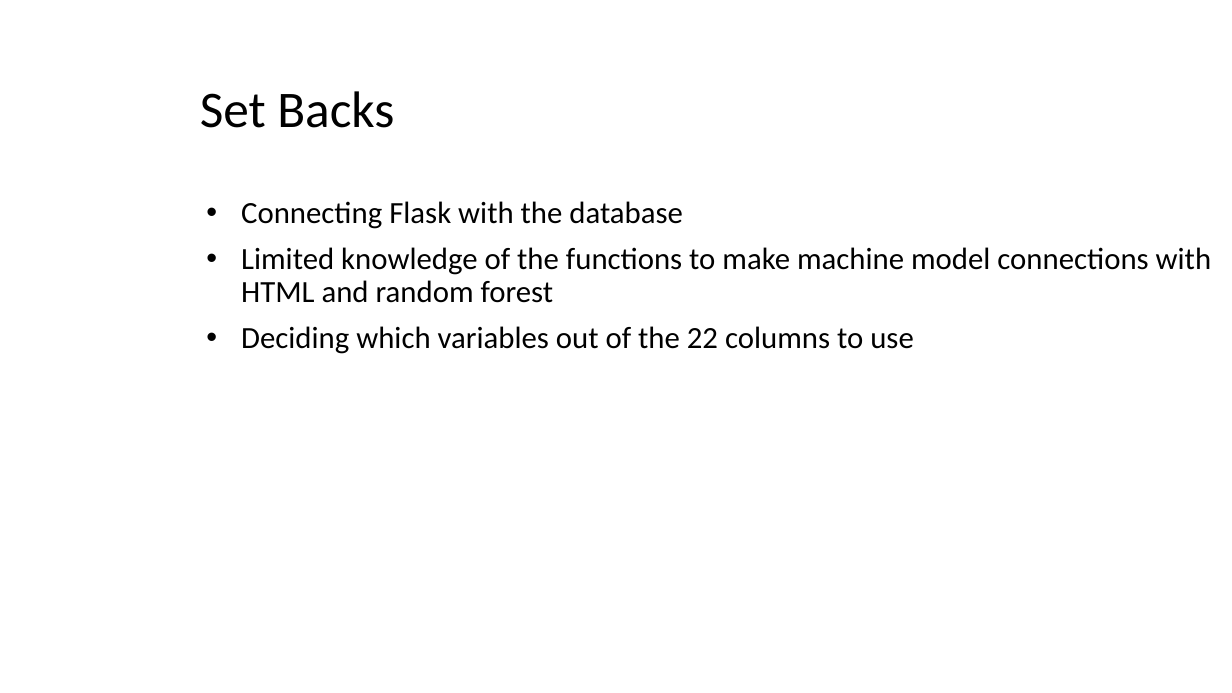
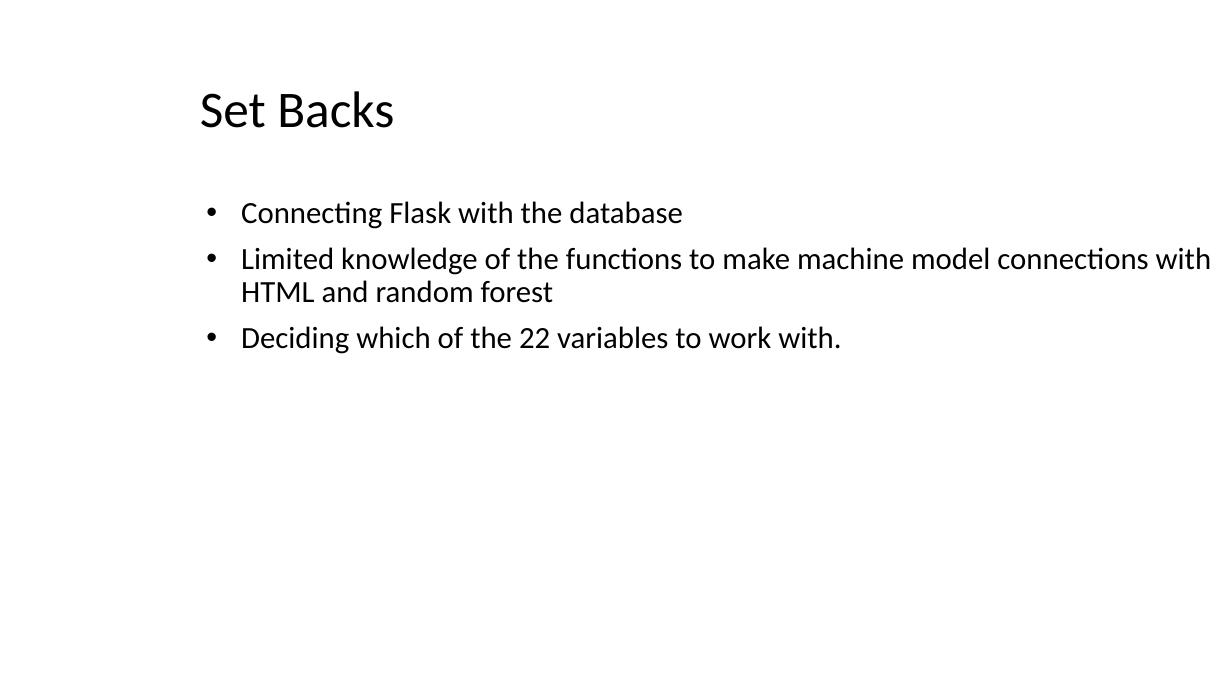
Before and after one commit to Isabel-gt/Final_Project, a slide deck: slide 28 of Diabetes_Predictions.pptx (slide 24 before the commit). Drawn at 1232x693 pixels with LibreOffice and Linux fonts; fonts in the diff are those of the drawing; background and template pictures are left out. Boxes give left, top, right and bottom in pixels: in the first picture for what was removed or moved away, otherwise in the second. Text is boxed around its words. In the diff, an @@ line names an element or a change of style, - is before the commit and + after.

```diff
--- a/Diabetes_Predictions.pptx
+++ b/Diabetes_Predictions.pptx
@@ subtitle at <box>241,326,841,354</box>: text changed @@
-• Deciding which variables out of the 22 columns to use
+• Deciding which of the 22 variables to work with.
```
Also in this commit, not shown: 10 other slides changed, 8 slides added, 4 slides removed.
